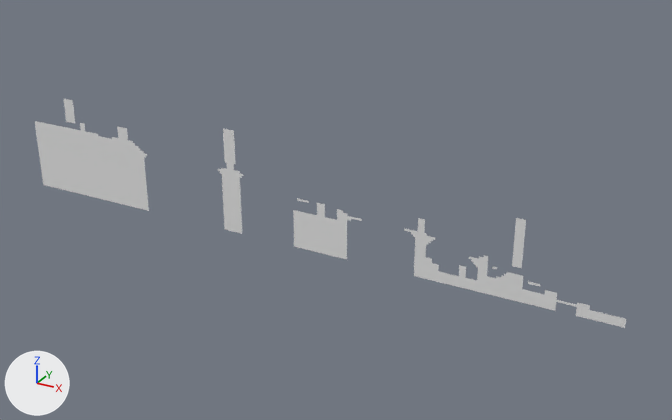
The OBJ model Assets/Tiled2Unity/Meshes/prologue.obj: old version first, new version second.
One viewpoint serves both versions: a 50 mm lens placed at (828.0, -5155.0, 2137.0), pointed at (-2077.0, 126.0, -503.0). The axes (+X, +Y, +Z) are drawn at lower left. The lights are the same throughout. Where no turn or scale is listed for an object, it has been applied to the vertices.

The first picture shows 'prologue'.
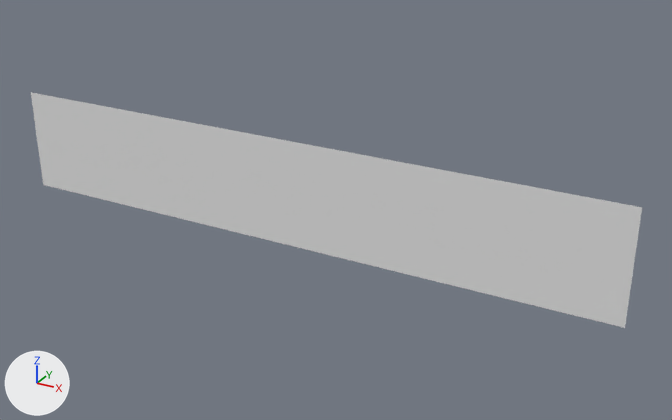
Changed parts and their boxes [x1, y1, x2, y2] in the pictures (672 x 420 px):
'prologue', reshaped
    before: [35, 98, 626, 328]
    after: [31, 92, 642, 328]
part 1 of me_prologue, added
    after: [31, 92, 642, 319]

The edits, one by one:
me_prologue is used by ob_prologue; location (0.0, 0.0, 0.0).
me_prologue had 4796 vertices, 4325 faces and spanned x -4800.0..0.0, y 0.0, z -800.0..0.0.
me_prologue now has 15351 vertices, 15000 faces and spans x -4800.0..0.0, y 0.0, z -800.0..0.0.
me_prologue part 1: 10555 vertices added at x -4800.0..0.0, y 0.0, z -800.0..0.0.
